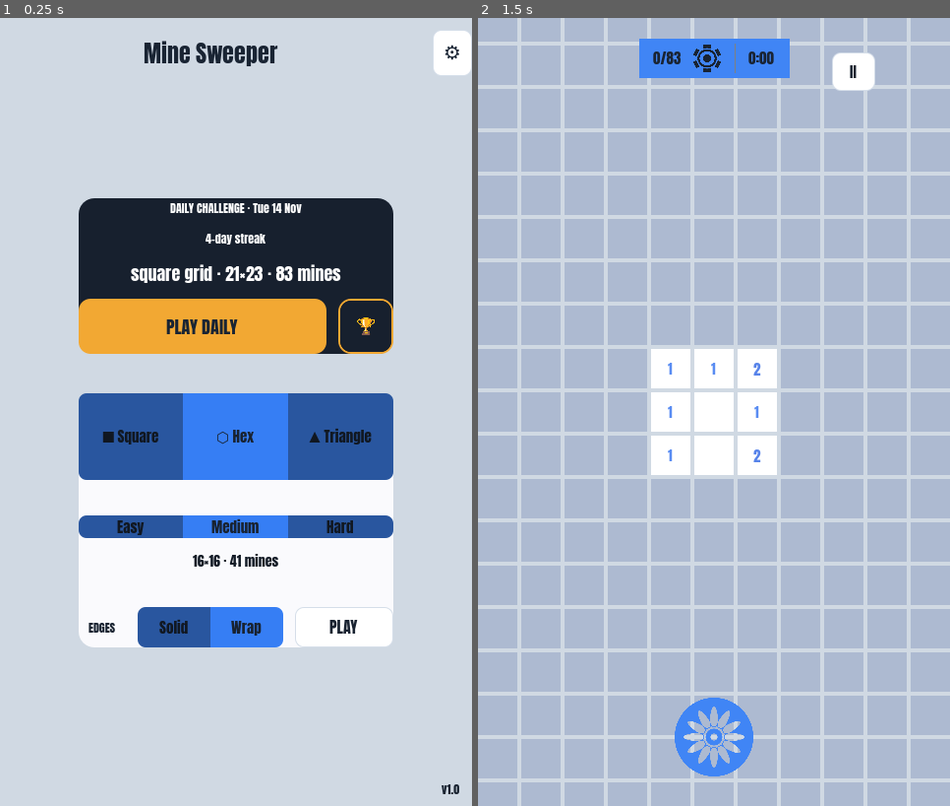
Above: before the commit, frames 1-2 (left to right).
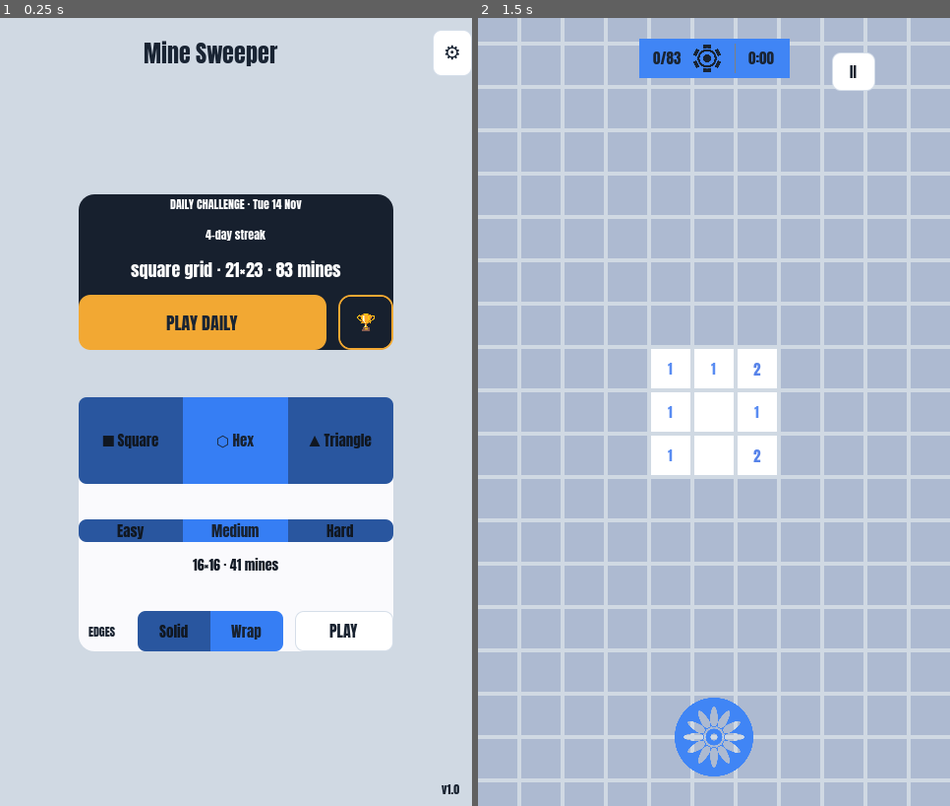
Above: after the commit, the same moments.

Repository: Kape99/mine-sweeper
Game: Godot game, scene res://Scenes/base.tscn
Two runs of this game, one before a commit and one after it. Both use one fixed random seed, a clock stepped at 60 frames per second and the inputs below.
Inputs (mouse positions are in pixels of both pictures, inside the frame that each line leads up to):
- Up to frame 1 (0.25 s): no input
- Up to frame 2 (1.5 s): click (671, 230) at 0.52 s; type "Alex" at 0.6 s; click "PLAY DAILY" at 1.25 s

The runs differ from the first frame. In frame 1, 5.2% of the frame differs, in the area x 16-84%, y 22-81%; in frame 2, nothing differs.

Commit message:
Add padding to main menu cards

Diff:
--- a/Scenes/Menu/MainMenu.tscn
+++ b/Scenes/Menu/MainMenu.tscn
@@ -72,6 +72,10 @@
 
 [node name="DailyCard" type="PanelContainer" parent="CenterContainer/Panel" unique_id=815885033]
 layout_mode = 2
+theme_override_constants/margin_left = 20
+theme_override_constants/margin_top = 20
+theme_override_constants/margin_right = 20
+theme_override_constants/margin_bottom = 20
 
 [node name="DailyVBox" type="VBoxContainer" parent="CenterContainer/Panel/DailyCard" unique_id=815885034]
 layout_mode = 2
@@ -118,11 +122,15 @@
 text = "🏆"
 
 [node name="Spacer1" type="Control" parent="CenterContainer/Panel" unique_id=2101306346]
-custom_minimum_size = Vector2(0, 16)
+custom_minimum_size = Vector2(0, 24)
 layout_mode = 2
 
 [node name="SettingsCard" type="PanelContainer" parent="CenterContainer/Panel" unique_id=815885040]
 layout_mode = 2
+theme_override_constants/margin_left = 16
+theme_override_constants/margin_top = 16
+theme_override_constants/margin_right = 16
+theme_override_constants/margin_bottom = 16
 
 [node name="SettingsVBox" type="VBoxContainer" parent="CenterContainer/Panel/SettingsCard" unique_id=815885041]
 layout_mode = 2
